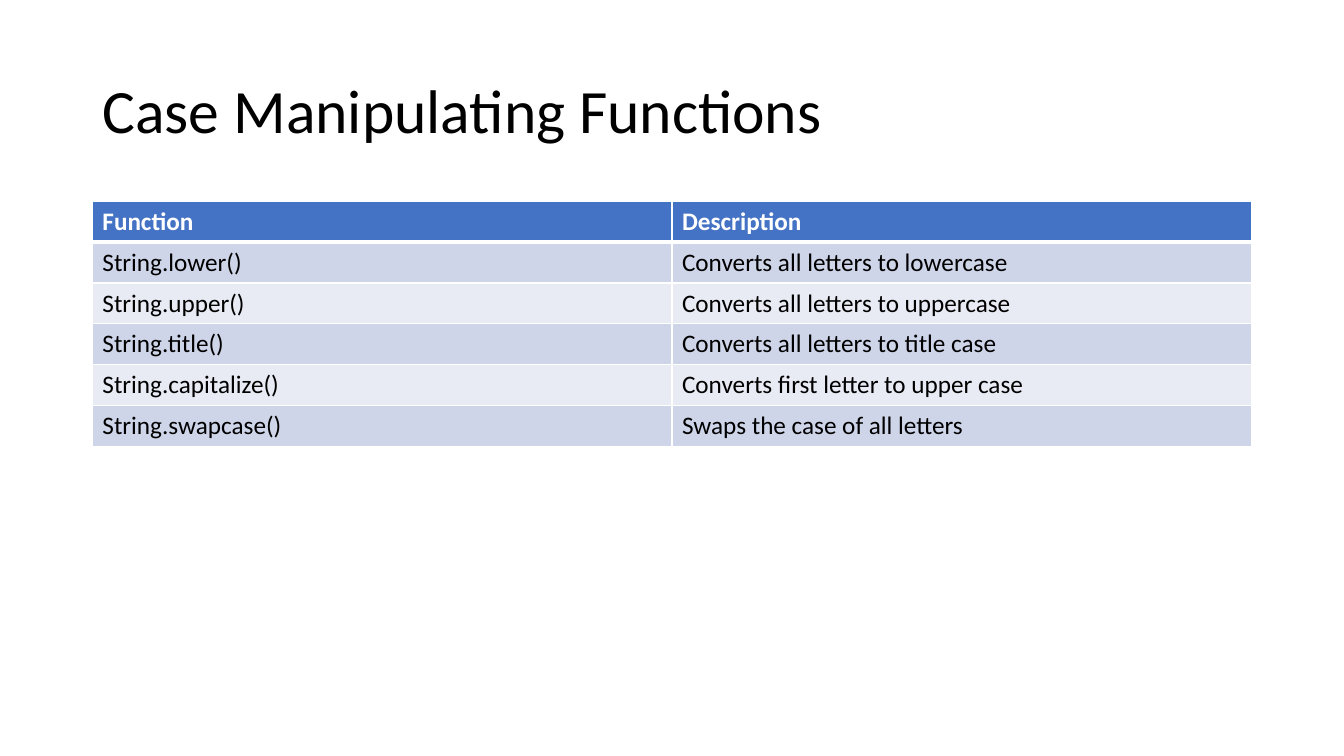
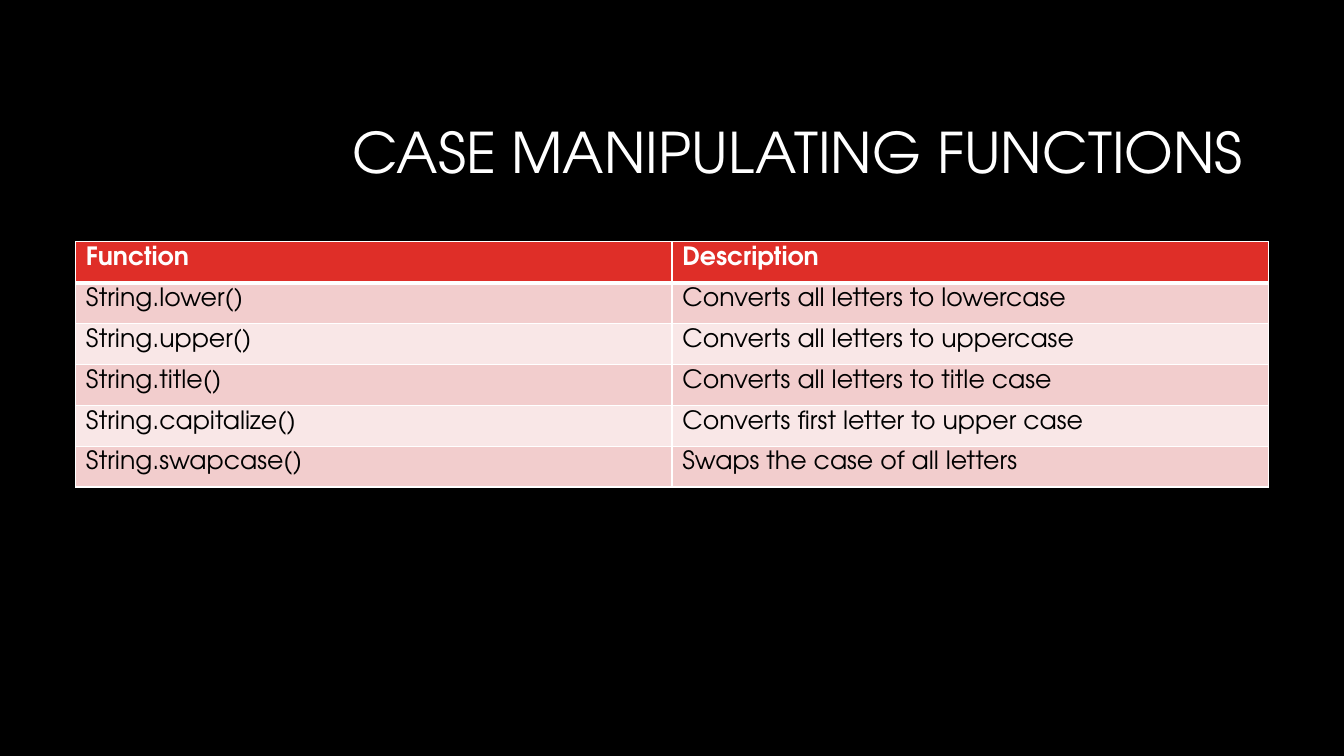
Before and after one commit to LuyangYin1/Python-for-everyone, a slide deck: slide 6 of Class-2/Class – 2.pptm. Drawn at 1344x756 pixels with LibreOffice and Linux fonts; fonts in the diff are those of the drawing; background and template pictures are left out. Boxes give left, top, right and bottom in pixels: in the first picture for what was removed or moved away, otherwise in the second. Text is boxed around its words. In the diff, an @@ line names an element or a change of style, - is before the commit and + after.

Commit message:
add Class-2/Class\342\200\2232.pptm

```diff
--- a/Class-2/Class – 2.pptm
+++ b/Class-2/Class – 2.pptm
@@ background #FFFFFF to #000000 @@
@@ title at [352, 131, 1242, 174]: text changed; size 44 to 40 pt; font Calibri to TeX Gyre Adventor; text colour #000000 to #FFFFFF @@
-Case Manipulating Functions
+CASE MANIPULATING FUNCTIONS
@@ table at [76, 242, 1269, 686] @@
@@ fill #4472C4 to #DF2E28 in row 1 @@
@@ fill #CFD5EA to #F3CDCD in 6 cells @@
@@ fill #E9EBF5 to #F9E8E8 in 4 cells @@
@@ font Calibri to TeX Gyre Adventor @@
@@ table: place and size @@
-table at [93, 202, 1252, 447]
+table at [76, 242, 1269, 686]
```
Also in this commit, not shown: 15 other slides changed, 1 slide added, 1 slide removed.
